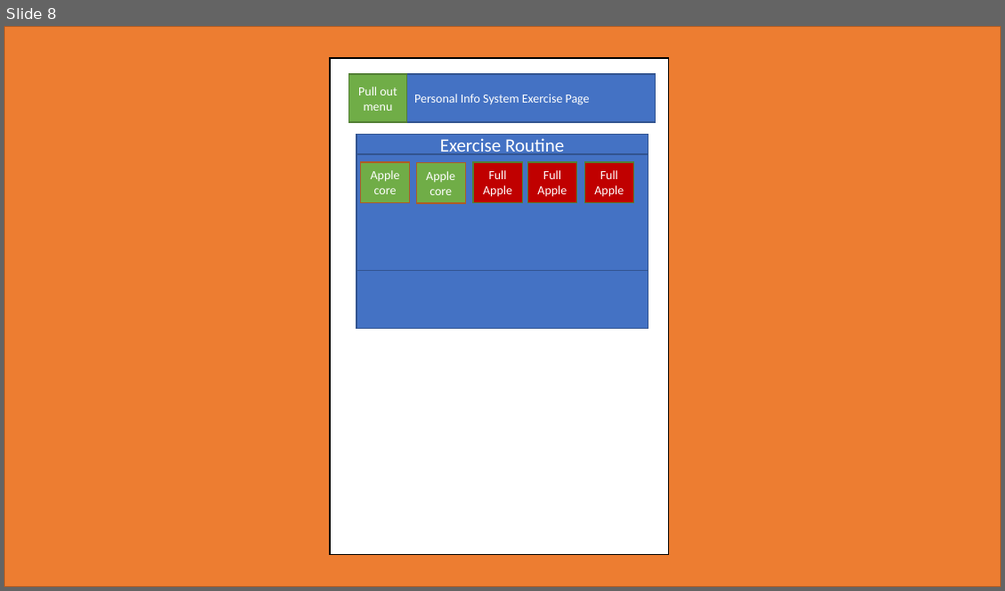
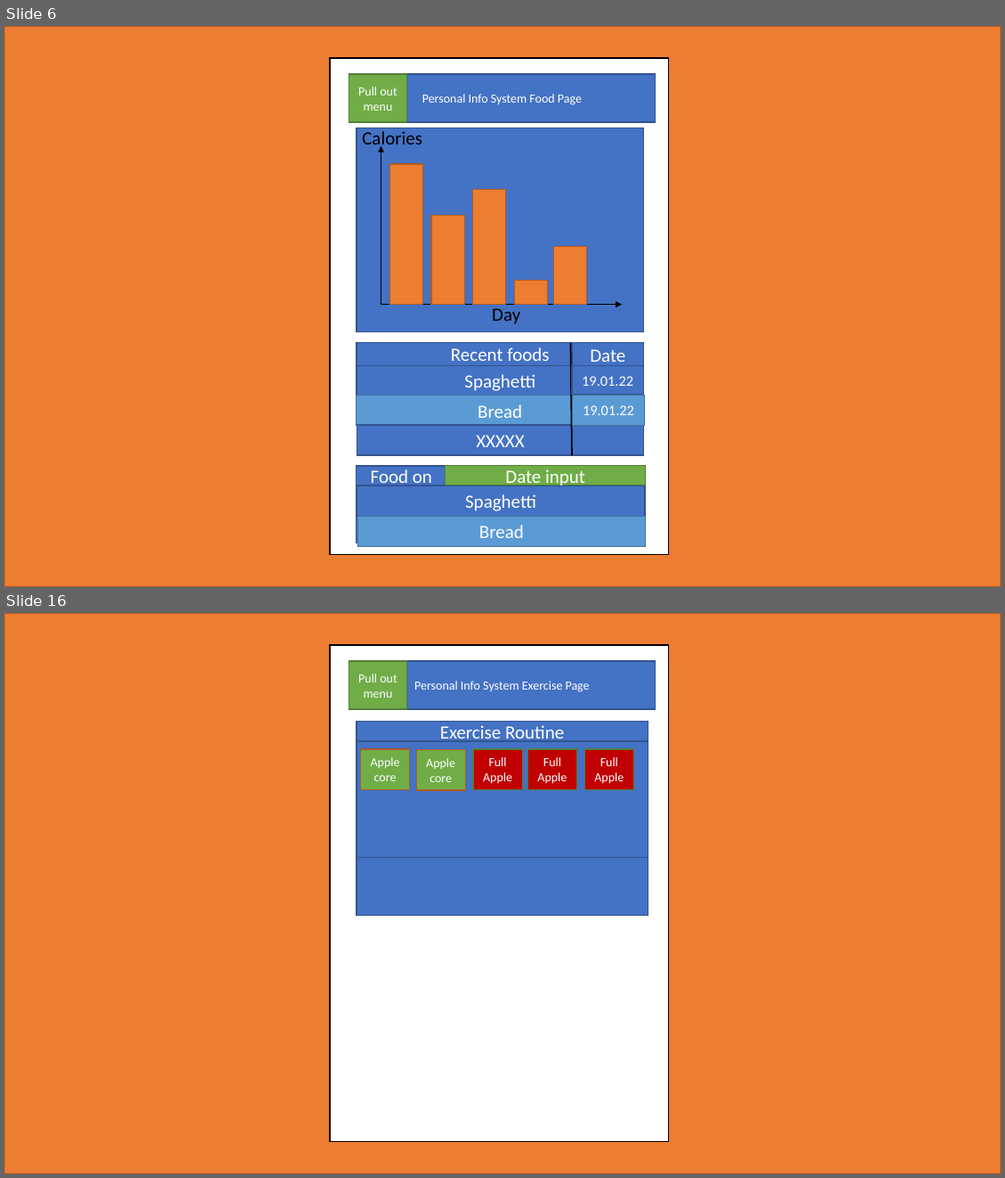
Before and after one commit to CM10313-Group-19/Personal-Infomatics-Software, a slide deck: ProjectInformation/Powerpoint designs/V1/powerpoint design.pptx. Shown one above the other, each under a label of ours: slide 8 before the commit, slides 6 and 16 after it; the slides between them are not shown. The pictures are 1005x591 and 1005x1178 pixels, drawn with LibreOffice and Linux fonts; fonts in the diff are those of the drawing. Boxes give left, top, right and bottom in pixels: in the first picture for what was removed or moved away, otherwise in the second. Text is boxed around its words. In the diff, an @@ line names an element or a change of style, - is before the commit and + after.

```diff
--- a/ProjectInformation/Powerpoint designs/V1/powerpoint design.pptx
+++ b/ProjectInformation/Powerpoint designs/V1/powerpoint design.pptx
@@ slide 6 added at (4,26,1001,587), background #FFFFFF @@
@@ rectangle added at (4,26,1001,587), fill #ED7D31, outline #AF5C24 1 pt @@
@@ rectangle added at (330,58,669,555), fill #FFFFFF, outline #000000 1 pt @@
@@ rectangle added at (348,74,655,122), fill #4472C4, outline #325491 1 pt, 12 pt, text #FFFFFF @@
+Personal Info System Food Page
@@ rectangle added at (348,74,407,122), fill #70AD47, outline #538035 1 pt, 12 pt, text #FFFFFF @@
+Pull out menu
@@ group added at (356,127,643,332): 6 rectangles, 2 arrows, 2 texts @@
+Calories
+Day
@@ rectangle added at (356,342,643,365), fill #4472C4, outline #325491 1 pt, 18 pt, text #FFFFFF @@
+Recent foods
@@ line added from (571, 342) to (573, 455), #000000 1.5 pt @@
@@ rectangle added at (573,342,644,365), fill #4472C4, outline #325491 1 pt, 18 pt, text #FFFFFF @@
+Date
@@ rectangle added at (356,365,643,395), fill #4472C4, outline #325491 1 pt, 18 pt, text #FFFFFF @@
+Spaghetti
@@ rectangle added at (573,366,644,394), fill #4472C4, outline #325491 1 pt, 14 pt, text #FFFFFF @@
+19.01.22
@@ rectangle added at (356,395,643,426), fill #5B9BD5, outline #43739E 1 pt, 18 pt, text #FFFFFF @@
+Bread
@@ rectangle added at (573,394,644,426), fill #5B9BD5, outline #43739E 1 pt, 14 pt, text #FFFFFF @@
+19.01.22
@@ rectangle added at (357,425,644,454), fill #4472C4, outline #325491 1 pt, 18 pt, text #FFFFFF @@
+XXXXX
@@ rectangle added at (356,466,646,543), fill #4472C4, outline #325491 1 pt @@
@@ rectangle added at (356,466,446,485), fill #4472C4, outline #325491 1 pt, 18 pt, text #FFFFFF @@
+Food on
@@ rectangle added at (445,466,646,485), fill #70AD47, outline #538035 1 pt, 18 pt, text #FFFFFF @@
+Date input
@@ rectangle added at (357,486,645,516), fill #4472C4, outline #325491 1 pt, 18 pt, text #FFFFFF @@
+Spaghetti
@@ rectangle added at (357,516,645,546), fill #5B9BD5, outline #43739E 1 pt, 18 pt, text #FFFFFF @@
+Bread
@@ what was slide 8 is now slide 16 @@
```
Also in this commit, not shown: 7 slides changed, 12 other slides added.
